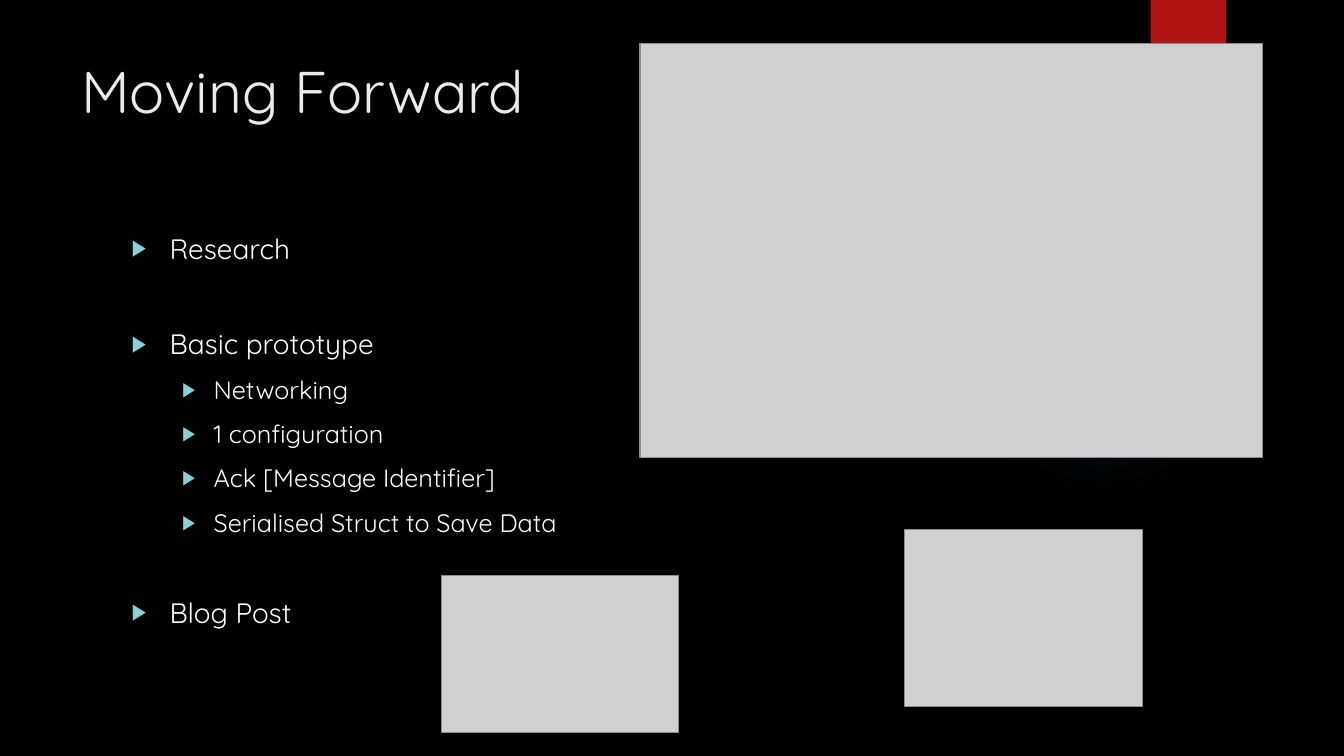
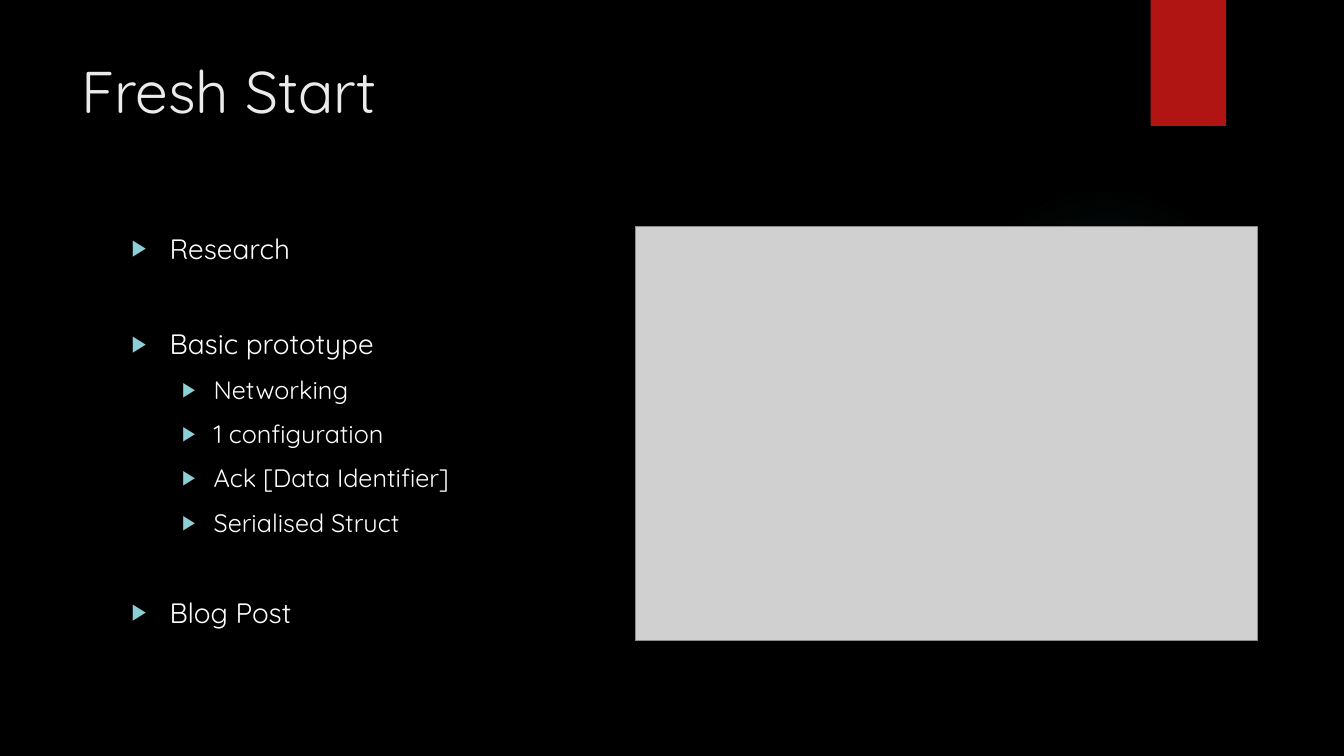
Before and after one commit to DannyJamieson/FinalProject, a slide deck: slide 6 of Presentation.pptx. Drawn at 1344x756 pixels with LibreOffice and Linux fonts; fonts in the diff are those of the drawing; grey boxes stand for pictures; background and template pictures are left out. Boxes give left, top, right and bottom in pixels: in the first picture for what was removed or moved away, otherwise in the second. Text is boxed around its words. In the diff, an @@ line names an element or a change of style, - is before the commit and + after.

Commit message:
Ack messages, message ID and message list implemented

```diff
--- a/Presentation.pptx
+++ b/Presentation.pptx
@@ title at bbox=[81, 69, 376, 114]: text changed @@
-Moving Forward
+Fresh Start
@@ picture: place and size @@
-picture at bbox=[640, 43, 1262, 458]
+picture at bbox=[635, 227, 1257, 641]
@@ text at bbox=[214, 468, 449, 533]: text changed @@
-  ▶ Ack [Message Identifier]
-  ▶ Serialised Struct to Save Data
+  ▶ Ack [Data Identifier]
+  ▶ Serialised Struct
@@ picture removed at bbox=[905, 529, 1142, 706] @@
@@ picture removed at bbox=[442, 576, 679, 733] @@
```
Also in this commit, not shown: 1 other slide changed, 2 slides added, 9 other files.
